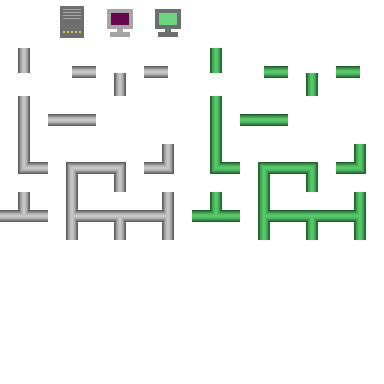
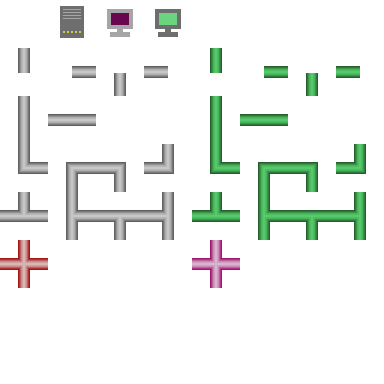
Comparing the layer stacks of the two (384, 384) images. Changes:
added layer "Layer 17 copy" above "Layer 17" over bbox(192, 240, 240, 288)
added layer "Layer 17" above "Layer 14" over bbox(0, 240, 48, 288)
